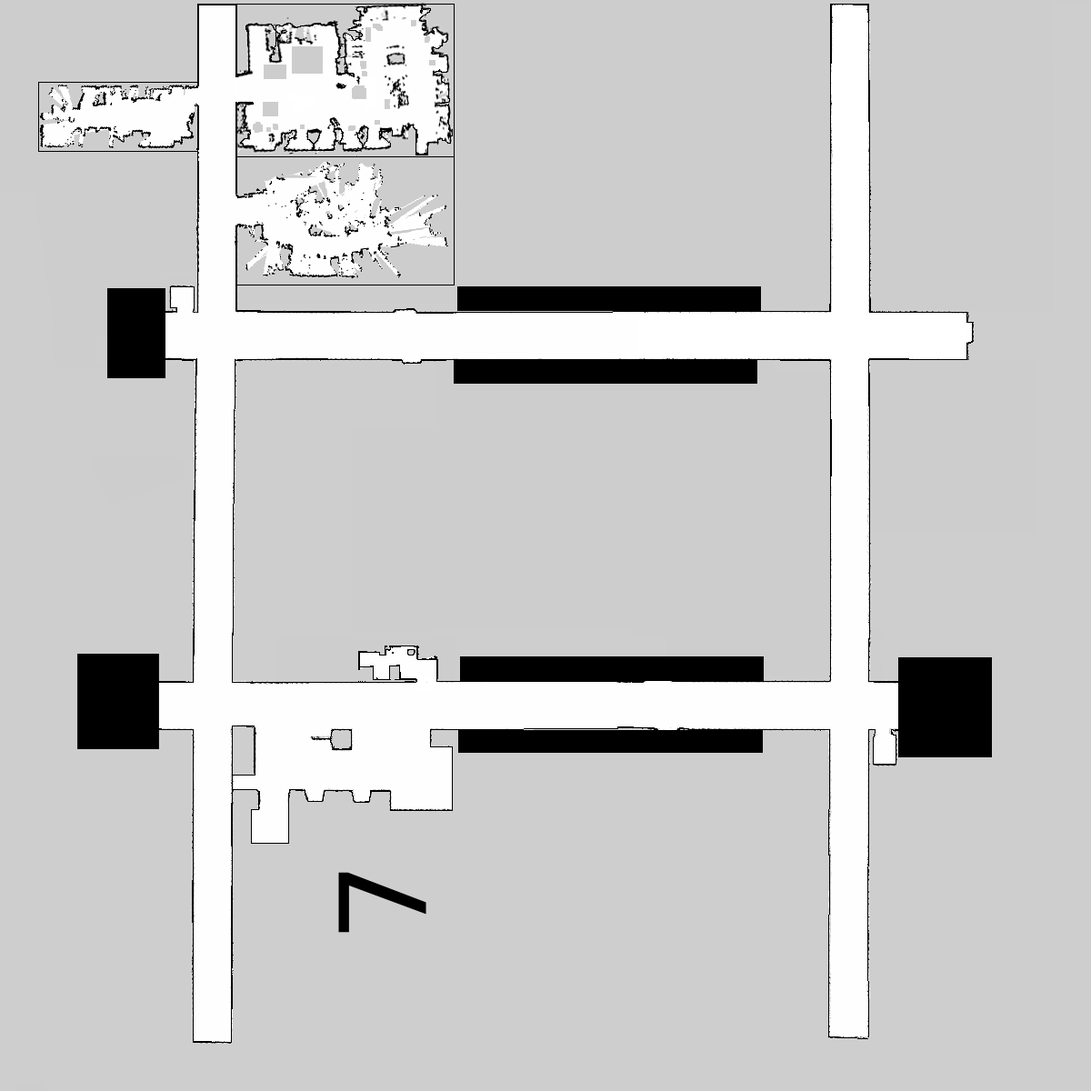
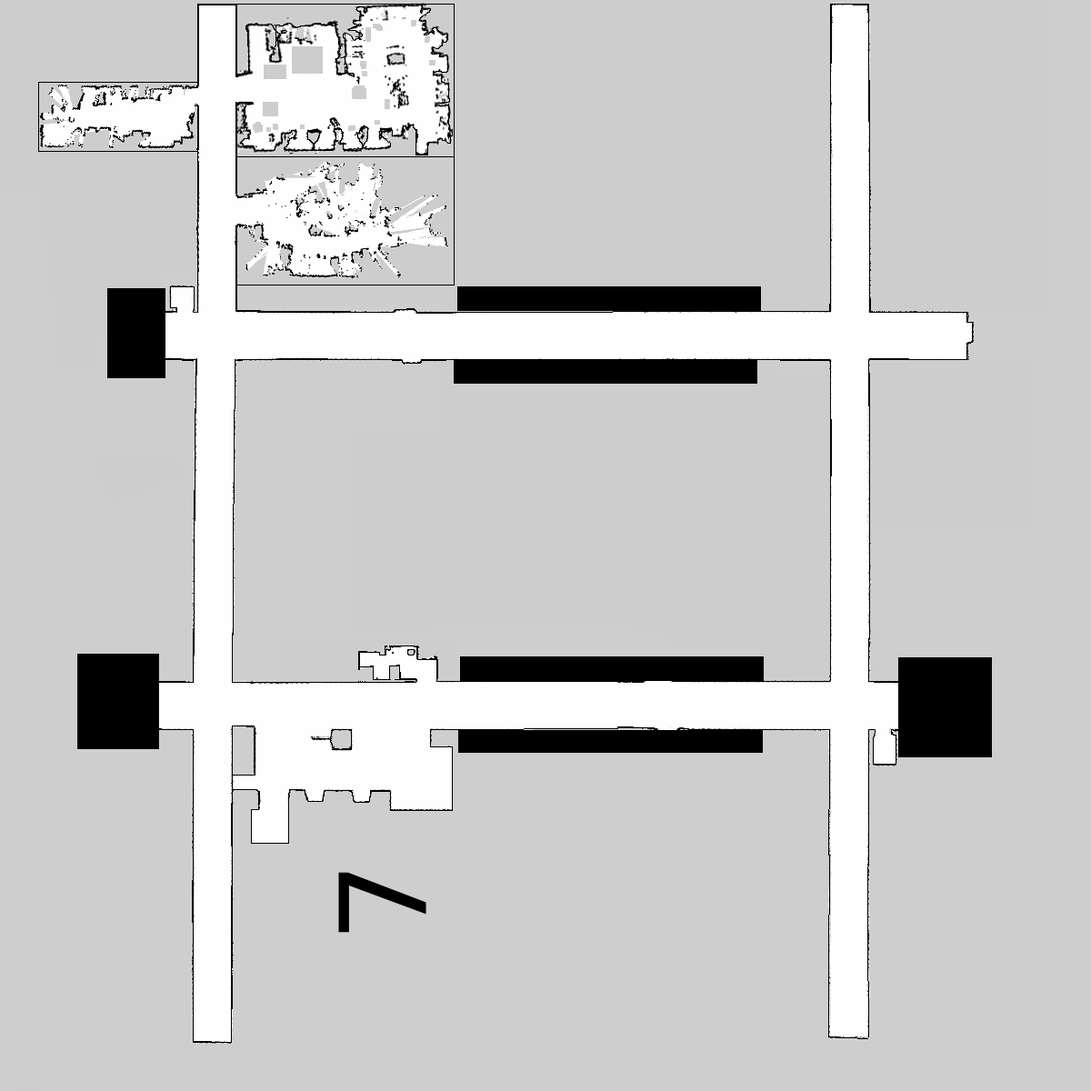
Comparing the layer stacks of the two 1091 x 1091 images. Changes:
painted on "eng2-7f-0.05.pgm" over [335, 82, 348, 91]
